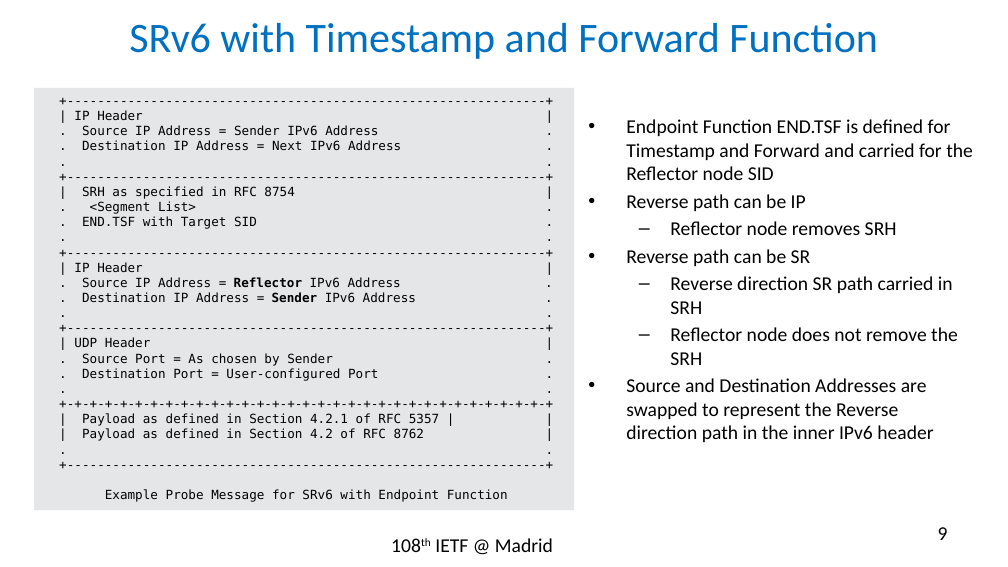
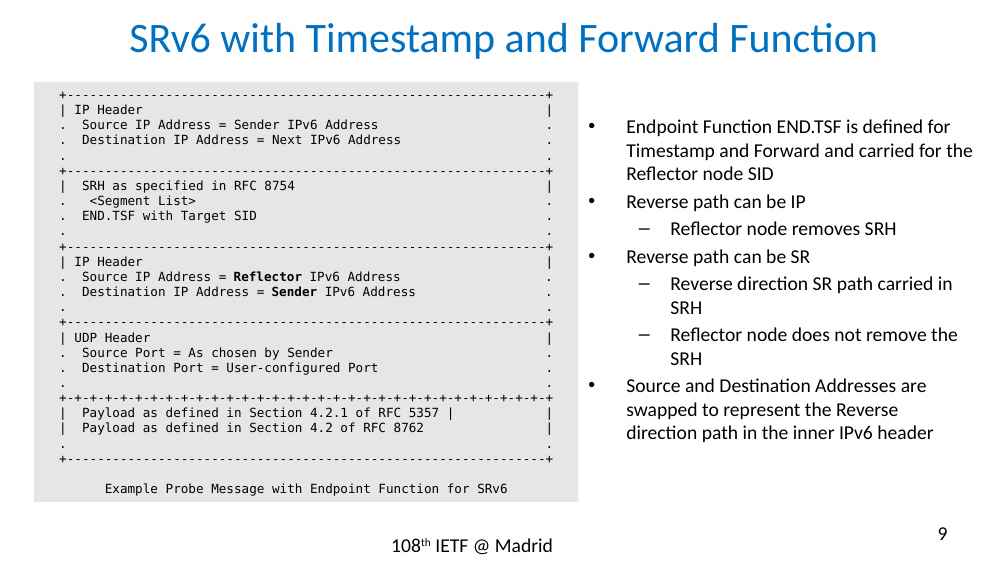
Before and after one commit to rakgandhi/ietf-slides, a slide deck: slide 9 of draft-gandhi-spring-sr-enhanced-plm-01.pptx. Drawn at 1008x567 pixels with LibreOffice and Linux fonts; fonts in the diff are those of the drawing. Boxes give left, top, right and bottom in pixels: in the first picture for what was removed or moved away, otherwise in the second. Text is boxed around its words. In the diff, an @@ line names an element or a change of style, - is before the commit and + after.

```diff
--- a/draft-gandhi-spring-sr-enhanced-plm-01.pptx
+++ b/draft-gandhi-spring-sr-enhanced-plm-01.pptx
@@ rectangle "+----------------------------------------------------------- ...": place and size @@
-rectangle "+----------------------------------------------------------- ..." at [34, 88, 575, 510]
+rectangle "+----------------------------------------------------------- ..." at [34, 82, 579, 502]
@@ text in rectangle at [105, 483, 507, 496]: text changed @@
-Example Probe Message for SRv6 with Endpoint Function
+Example Probe Message with Endpoint Function for SRv6
```
Also in this commit, not shown: 7 other slides changed, 1 other file.
